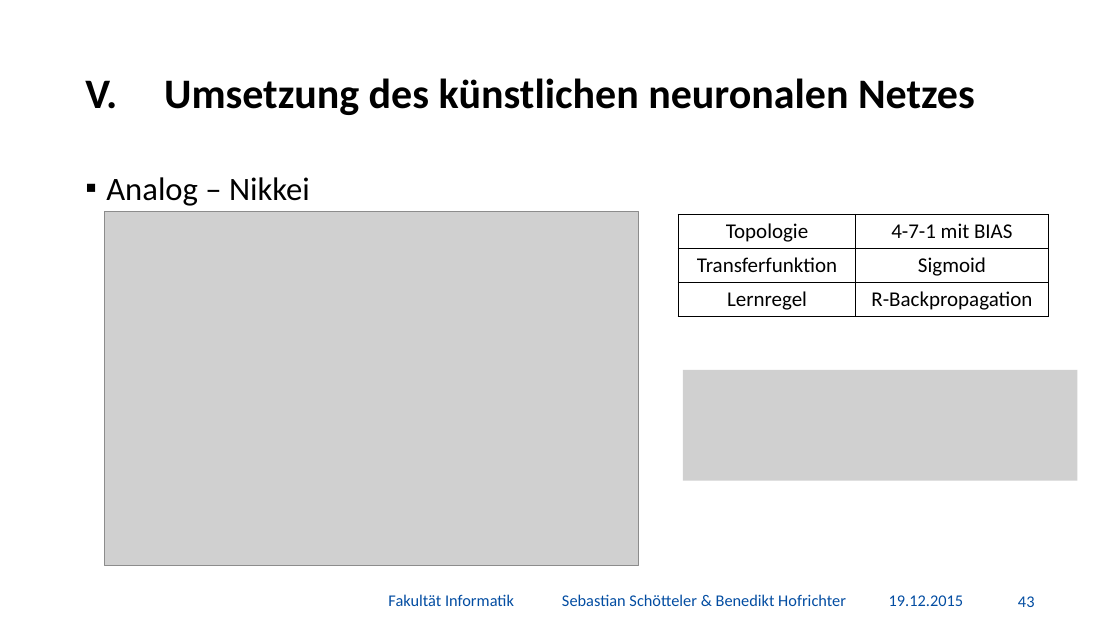
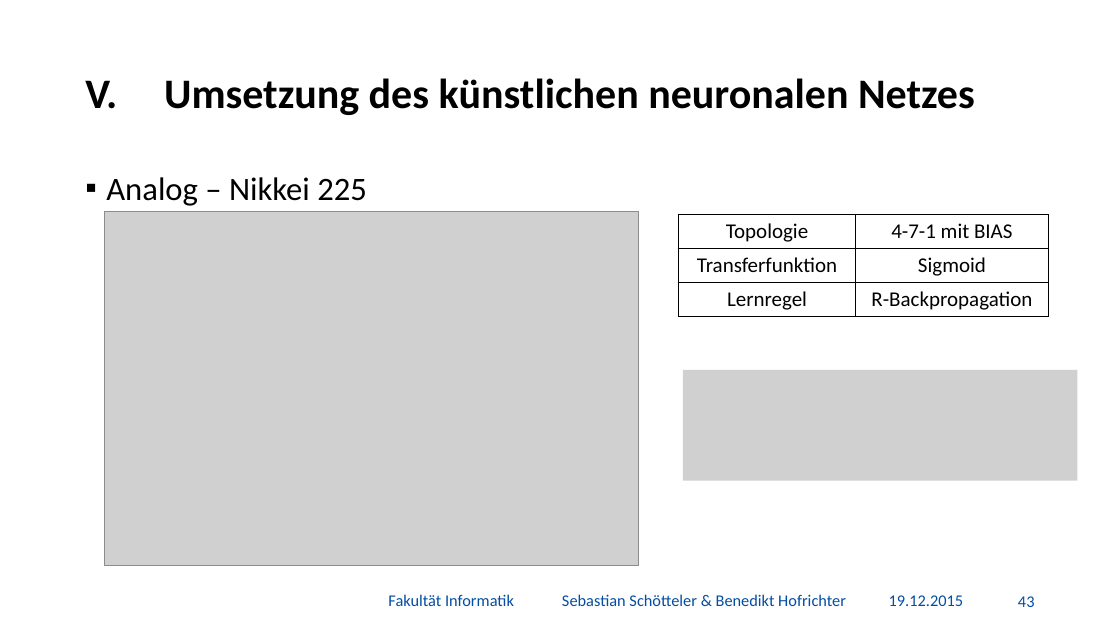
Before and after one commit to BenediktGitGit/soco15, a slide deck: slide 44 of 3b_Vortrag/Präsentation.pptx. Drawn at 1120x630 pixels with LibreOffice and Linux fonts; fonts in the diff are those of the drawing; grey boxes stand for pictures; background and template pictures are left out. Boxes give left, top, right and bottom in pixels: in the first picture for what was removed or moved away, otherwise in the second. Text is boxed around its words. In the diff, an @@ line names an element or a change of style, - is before the commit and + after.

```diff
--- a/3b_Vortrag/Präsentation.pptx
+++ b/3b_Vortrag/Präsentation.pptx
@@ text at <box>106,177,367,206</box>: text changed @@
-▪ Analog – Nikkei
+▪ Analog – Nikkei 225
```
Also in this commit, not shown: 1 other slide changed, 20 other files.
